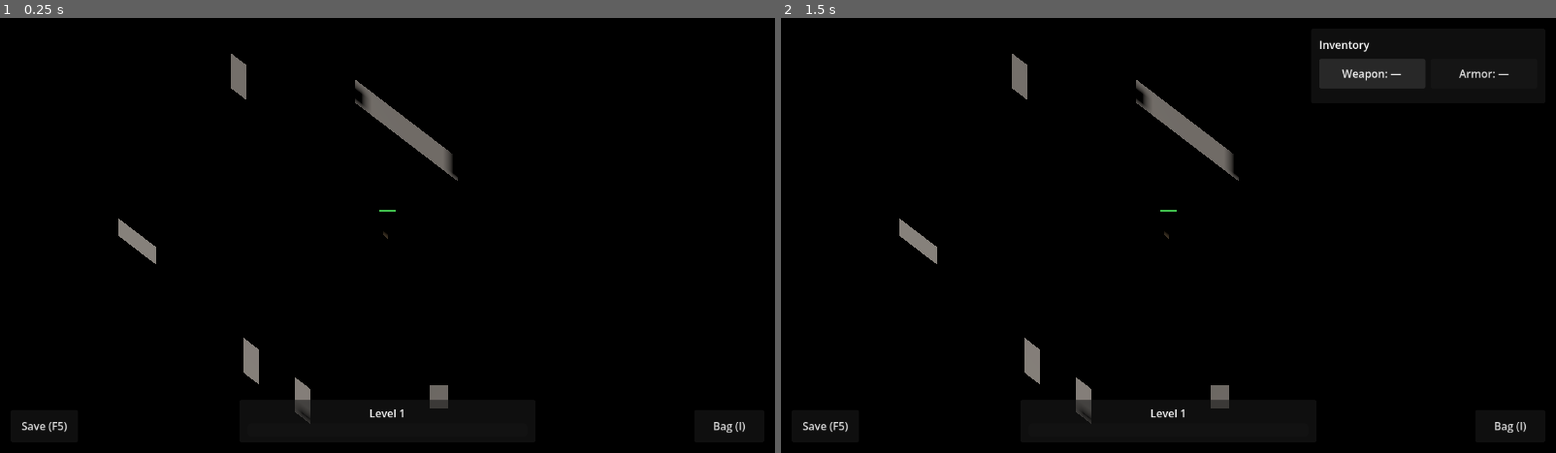
Above: before the commit, frames 1-2 (left to right).
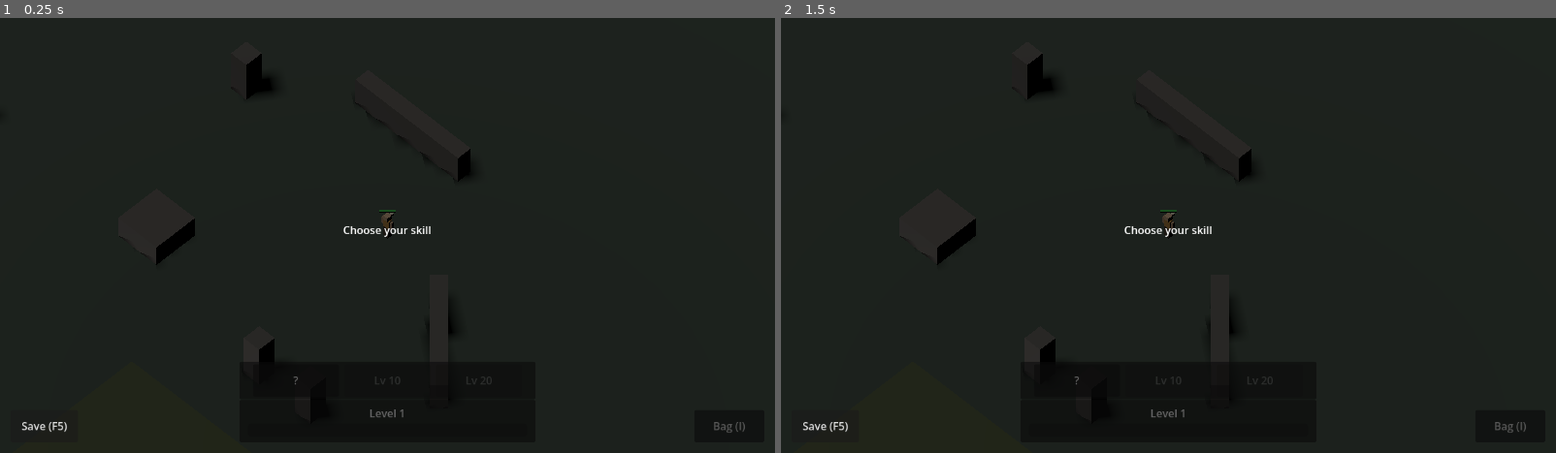
Above: after the commit, the same moments.

Repository: alaborderie/arpg
Game: Godot game, scene res://scenes/main/main.tscn
Two runs of this game, one before a commit and one after it. Both use one fixed random seed, a clock stepped at 60 frames per second and the inputs below.
Inputs (mouse positions are in pixels of both pictures, inside the frame that each line leads up to):
- Up to frame 1 (0.25 s): no input
- Up to frame 2 (1.5 s): click (1509, 426) at 0.5 s, where only the run before the commit has a clickable "Bag (I)"; click (1370, 74) at 1.25 s, where only the run before the commit has a clickable "Weapon: —"

The runs differ from the first frame. In frame 1, 91% of the frame differs, in the area x 0-100%, y 0-100%; in frame 2, 86%.
Error before the commit: Parse Error: Could not find type "SkillSlotsHUD" in the current scope. (res://scenes/main/main.gd:184)

Commit message:
feat(game): add skill slot HUD near the XP bar
SkillSlotsHUD shows Q/W/E's bound skill name/element, a locked slot's
unlock level ("Lv 10"/"Lv 20"), and a dimmed look while a slot cools down.
Display-only, wired into main.tscn next to XPBar.

Unlike every other dumb view in this project (redraw once, on a signal),
this one polls every frame in _process - a cooldown has no discrete
"changed" event to hook, so three cheap label/modulate writes per frame is
simpler than inventing one.

Co-Authored-By: Claude Fable 5 <noreply@anthropic.com>

Diff:
--- a/game/scenes/main/main.tscn
+++ b/game/scenes/main/main.tscn
@@ -10,6 +10,7 @@
 [ext_resource type="PackedScene" path="res://scenes/ui/skill_choice_ui.tscn" id="8_skill_choice_ui"]
 [ext_resource type="PackedScene" path="res://scenes/ui/xp_bar.tscn" id="9_xp_bar"]
 [ext_resource type="PackedScene" path="res://scenes/ui/support_choice_ui.tscn" id="10_support_choice_ui"]
+[ext_resource type="PackedScene" path="res://scenes/ui/skill_slots_hud.tscn" id="11_skill_slots_hud"]
 
 [node name="Main" type="Node3D"]
 script = ExtResource("1_main")
@@ -35,6 +36,8 @@
 
 [node name="XPBar" parent="." instance=ExtResource("9_xp_bar")]
 
+[node name="SkillSlotsHUD" parent="." instance=ExtResource("11_skill_slots_hud")]
+
 [node name="SkillChoiceUI" parent="." instance=ExtResource("8_skill_choice_ui")]
 
 [node name="SupportChoiceUI" parent="." instance=ExtResource("10_support_choice_ui")]
--- /dev/null
+++ b/game/scenes/ui/skill_slots_hud.gd
@@ -0,0 +1,66 @@
+class_name SkillSlotsHUD
+extends CanvasLayer
+## The G9 (issue #16, docs/0022) slot HUD: 3 small boxes near the XP bar — Q,
+## W, E — each showing the bound skill's name/element, a dimmed look while
+## that slot cools down, or (before it unlocks) the level it needs. Display
+## only: no mouse/touch interaction, same as [XPBar].
+##
+## Adapter (ADR 0003): a dumb view over [Player]'s slot state — no game rules
+## here, just formatting three Dictionaries/floats into labels and a tint.
+##
+## Unlike every other dumb view in this project ([InventoryPanel]/[XPBar]:
+## redraw once, on a signal), this one polls every frame in [method _process].
+## A cooldown is continuous state with no discrete "changed" event to hook —
+## nothing fires "slot 1's cooldown ticked down a bit" — so three cheap
+## label/modulate writes per frame is simpler and cheaper than inventing one.
+
+## Dim level while a slot is on cooldown — subtle, still fully readable.
+const COOLING_ALPHA: float = 0.55
+## Dim level for a slot that hasn't unlocked yet — noticeably faded.
+const LOCKED_ALPHA: float = 0.35
+
+var _player: Player
+
+@onready var _slot_panels: Array[PanelContainer] = [
+	$Panel/Margin/Layout/SlotQ, $Panel/Margin/Layout/SlotW, $Panel/Margin/Layout/SlotE,
+]
+
+
+## Binds the HUD to [param player]. Called by main once the scene is composed.
+func setup(player: Player) -> void:
+	_player = player
+	_refresh()
+
+
+func _process(_delta: float) -> void:
+	_refresh()
+
+
+func _refresh() -> void:
+	if _player == null:
+		return
+	for slot: int in _slot_panels.size():
+		_refresh_slot(slot)
+
+
+## Redraws one slot's panel: the locked label ("Lv N"), the unlocked-but-unpicked
+## placeholder ("?" — reachable right after a level-10/20 crossing, before the
+## reward queue's pick screen has actually been resolved), or the bound skill's
+## name/element, dimmed while that slot's cooldown is still ticking down.
+func _refresh_slot(slot: int) -> void:
+	var panel: PanelContainer = _slot_panels[slot]
+	var label: Label = panel.get_node("Label") as Label
+	if not _player.is_slot_unlocked(slot):
+		label.text = "Lv %d" % _player.slot_unlock_level(slot)
+		panel.modulate = Color(1.0, 1.0, 1.0, LOCKED_ALPHA)
+		return
+	var skill: Dictionary = _player.slot_skill(slot)
+	if skill.is_empty():
+		label.text = "?"
+		panel.modulate = Color(1.0, 1.0, 1.0, 1.0)
+		return
+	var name_text: String = String(skill.get("name", "?"))
+	var element: String = String(skill.get("element", "physical")).capitalize()
+	label.text = "%s\n%s" % [name_text, element]
+	var cooling: bool = _player.slot_cooldown_fraction(slot) > 0.0
+	panel.modulate = Color(1.0, 1.0, 1.0, COOLING_ALPHA if cooling else 1.0)
--- /dev/null
+++ b/game/scenes/ui/skill_slots_hud.tscn
@@ -0,0 +1,60 @@
+[gd_scene load_steps=2 format=3]
+
+[ext_resource type="Script" path="res://scenes/ui/skill_slots_hud.gd" id="1_skill_slots_hud"]
+
+[node name="SkillSlotsHUD" type="CanvasLayer"]
+script = ExtResource("1_skill_slots_hud")
+
+[node name="Panel" type="PanelContainer" parent="."]
+anchor_left = 0.5
+anchor_top = 1.0
+anchor_right = 0.5
+anchor_bottom = 1.0
+offset_left = -220.0
+offset_top = -136.0
+offset_right = 220.0
+offset_bottom = -80.0
+grow_horizontal = 2
+grow_vertical = 0
+
+[node name="Margin" type="MarginContainer" parent="Panel"]
+layout_mode = 2
+theme_override_constants/margin_left = 12
+theme_override_constants/margin_top = 4
+theme_override_constants/margin_right = 12
+theme_override_constants/margin_bottom = 4
+
+[node name="Layout" type="HBoxContainer" parent="Panel/Margin"]
+layout_mode = 2
+theme_override_constants/separation = 8
+alignment = 1
+
+[node name="SlotQ" type="PanelContainer" parent="Panel/Margin/Layout"]
+layout_mode = 2
+custom_minimum_size = Vector2(128, 48)
+
+[node name="Label" type="Label" parent="Panel/Margin/Layout/SlotQ"]
+layout_mode = 2
+horizontal_alignment = 1
+vertical_alignment = 1
+text = "Q"
+
+[node name="SlotW" type="PanelContainer" parent="Panel/Margin/Layout"]
+layout_mode = 2
+custom_minimum_size = Vector2(128, 48)
+
+[node name="Label" type="Label" parent="Panel/Margin/Layout/SlotW"]
+layout_mode = 2
+horizontal_alignment = 1
+vertical_alignment = 1
+text = "Lv 10"
+
+[node name="SlotE" type="PanelContainer" parent="Panel/Margin/Layout"]
+layout_mode = 2
+custom_minimum_size = Vector2(128, 48)
+
+[node name="Label" type="Label" parent="Panel/Margin/Layout/SlotE"]
+layout_mode = 2
+horizontal_alignment = 1
+vertical_alignment = 1
+text = "Lv 20"
Not shown: 1 places in game/scenes/main/main.tscn that only renumber resources
Not shown, added: game/scenes/ui/skill_slots_hud.gd.uid
